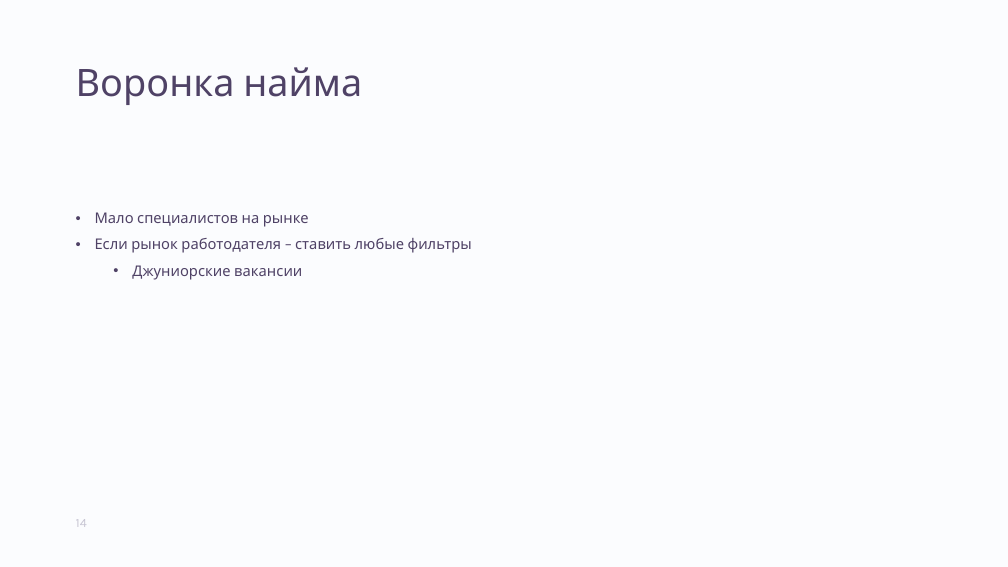
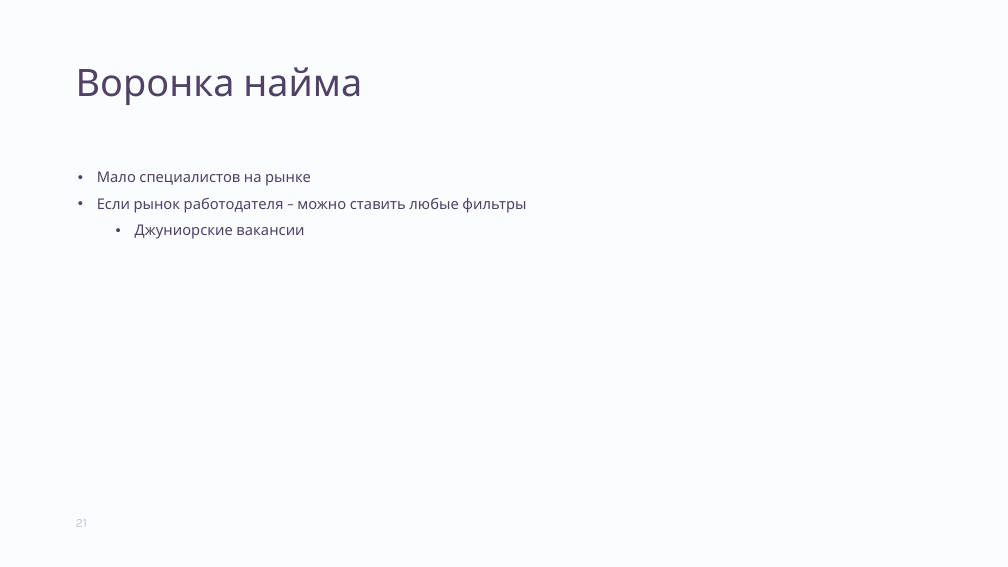
Before and after one commit to aptakhin/talks, a slide deck: slide 21 of 2021-Ptakhin-Hiring.pptx (slide 14 before the commit). Drawn at 1008x567 pixels with LibreOffice and Linux fonts; fonts in the diff are those of the drawing; background and template pictures are left out. Boxes give left, top, right and bottom in pixels: in the first picture for what was removed or moved away, otherwise in the second. Text is boxed around its words. In the diff, an @@ line names an element or a change of style, - is before the commit and + after.

```diff
--- a/2021-Ptakhin-Hiring.pptx
+++ b/2021-Ptakhin-Hiring.pptx
@@ text "Мало специалистов на рынке": place and size @@
-text "Мало специалистов на рынке" at box(95, 212, 472, 280)
+text "Мало специалистов на рынке" at box(97, 171, 526, 239)
@@ text at box(97, 198, 526, 213): text changed @@
-• Если рынок работодателя – ставить любые фильтры
+• Если рынок работодателя – можно ставить любые фильтры
@@ page number at box(76, 519, 87, 527): text changed @@
-14
+21
```
Also in this commit, not shown: 5 other slides changed, 19 slides added, 13 slides removed, 2 other files.
